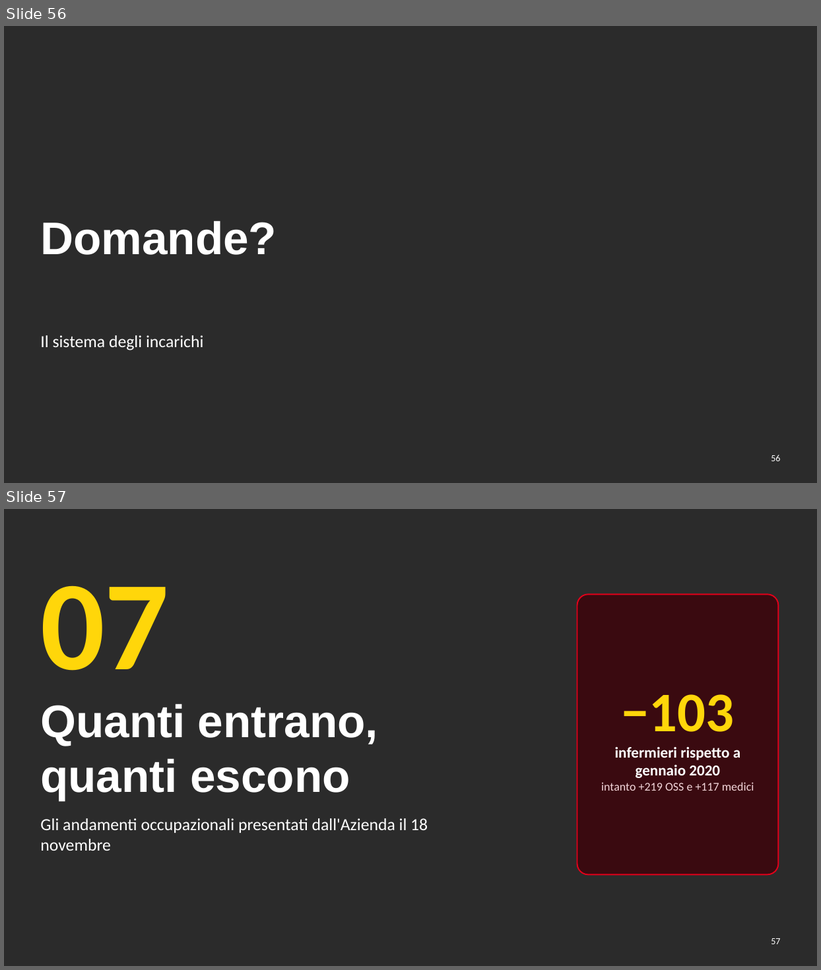
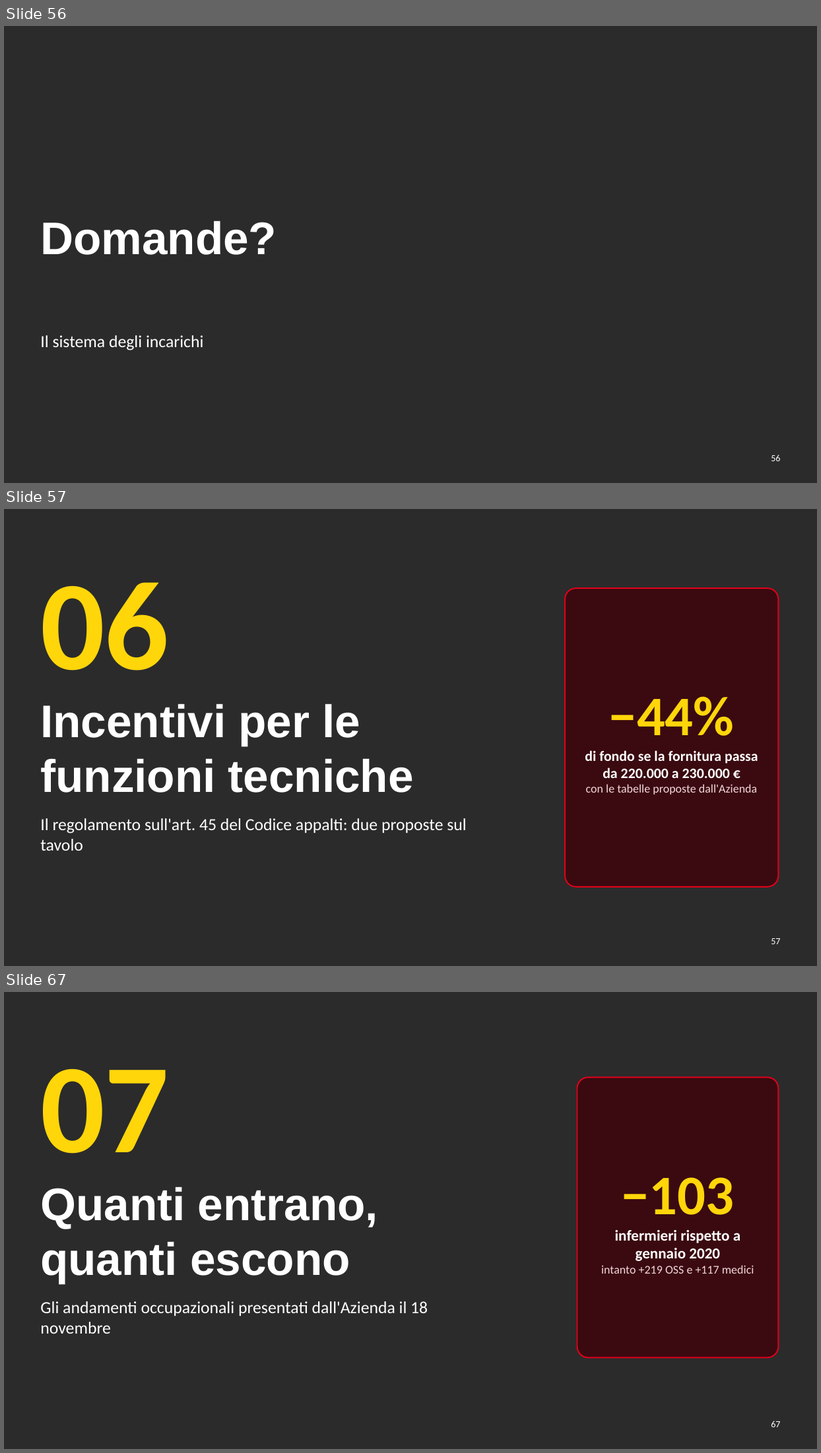
Before and after one commit to aki1806-droid/Prove, a slide deck: produzione/assemblea-2026-12-07/slide/assemblea-2026-12-07.pptx. Shown one above the other, each under a label of ours: slides 56 and 57 before the commit, slides 56, 57 and 67 after it; the slides between them are not shown. The pictures are 821x970 and 821x1453 pixels, drawn with LibreOffice and Linux fonts; fonts in the diff are those of the drawing; background and template pictures are left out; a plain dark background stands for a picture behind light text. Boxes give left, top, right and bottom in pixels: in the first picture for what was removed or moved away, otherwise in the second. Text is boxed around its words. In the diff, an @@ line names an element or a change of style, - is before the commit and + after.

```diff
--- a/produzione/assemblea-2026-12-07/slide/assemblea-2026-12-07.pptx
+++ b/produzione/assemblea-2026-12-07/slide/assemblea-2026-12-07.pptx
@@ slide 57 added at [4, 509, 817, 966], background picture (left out) @@
@@ text added at [40, 582, 169, 671], 150 pt, text #FFD60A, bold @@
+06
@@ rounded rectangle added at [565, 588, 779, 887], fill #3A0A10, outline #E2001A 1.5 pt @@
@@ title added at [40, 704, 414, 793], 54 pt, text #FFFFFF, bold @@
+Incentivi per le funzioni tecniche
@@ text added at [585, 696, 758, 795], 17 pt, text #FFFFFF, bold @@
+−44%
+di fondo se la fornitura passa da 220.000 a 230.000 €
+con le tabelle proposte dall'Azienda
@@ text added at [40, 819, 466, 851], 20 pt, text #FFFFFF @@
+Il regolamento sull'art. 45 del Codice appalti: due proposte sul tavolo
@@ page number added at [771, 939, 780, 945], 11 pt, text #FFFFFF @@
+57
@@ what was slide 57 is now slide 67 @@
@@ page number at [771, 1421, 780, 1428]: text changed @@
-57
+67
```
Also in this commit, not shown: 2 slides changed, 9 other slides added, 16 other files.
